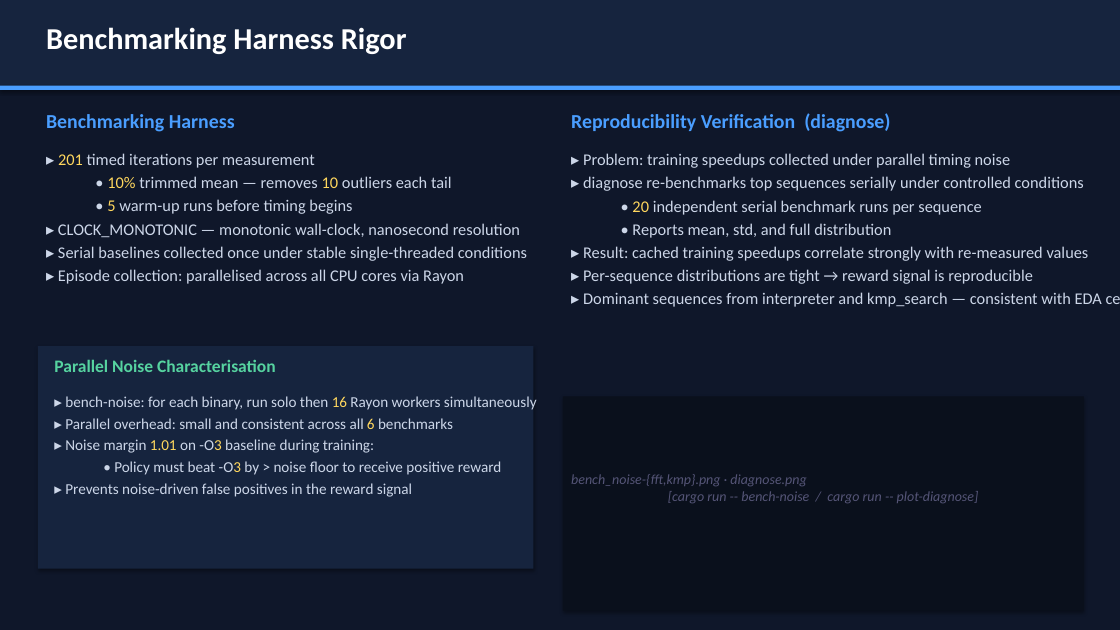
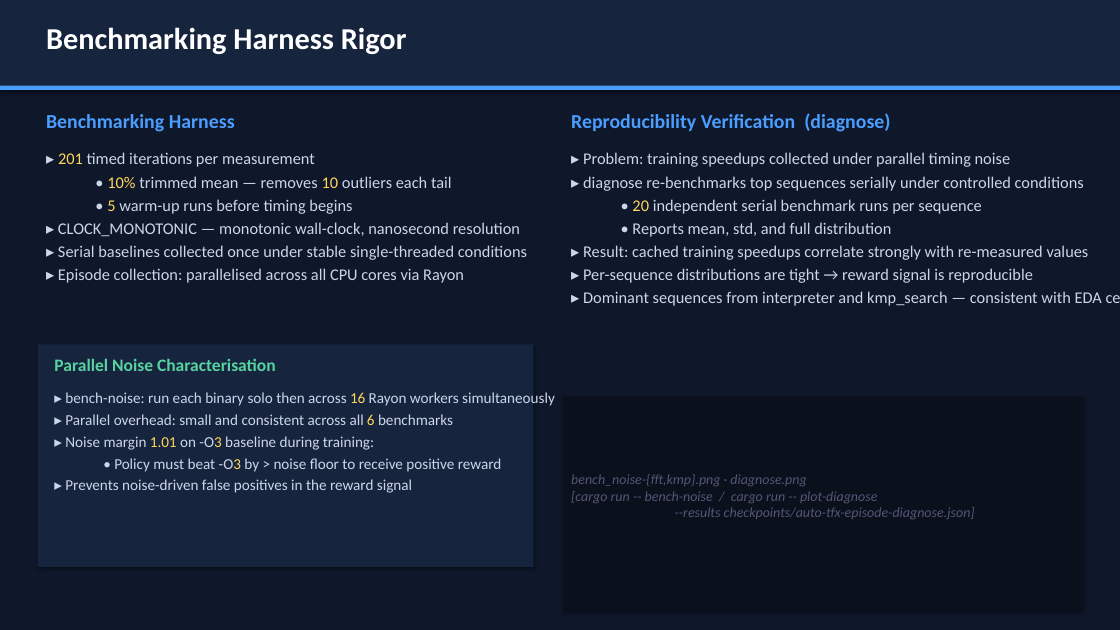
Before and after one commit to eblack-leaf/llvm-lstm, a slide deck: slide 18 of presentation.pptx (slide 17 before the commit). Drawn at 1120x630 pixels with LibreOffice and Linux fonts; fonts in the diff are those of the drawing. Boxes give left, top, right and bottom in pixels: in the first picture for what was removed or moved away, otherwise in the second. Text is boxed around its words. In the diff, an @@ line names an element or a change of style, - is before the commit and + after.

```diff
--- a/presentation.pptx
+++ b/presentation.pptx
@@ text at [65, 392, 555, 406]: text changed @@
-▸ bench-noise: for each binary, run solo then 16 Rayon workers simultaneously
+▸ bench-noise: run each binary solo then across 16 Rayon workers simultaneously
@@ text at [571, 474, 975, 519]: text changed @@
-bench_noise-{fft,kmp}.png · diagnose.png
-[cargo run -- bench-noise / cargo run -- plot-diagnose]
+bench_noise-{fft,kmp}.png · diagnose.png
+[cargo run -- bench-noise / cargo run -- plot-diagnose
+--results checkpoints/auto-tfx-episode-diagnose.json]
```
Also in this commit, not shown: 8 other slides changed, 1 slide added, 2 other files.
